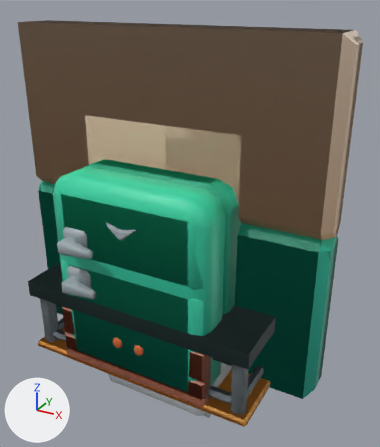
A saved change to the glTF model src/assets/props.glb.
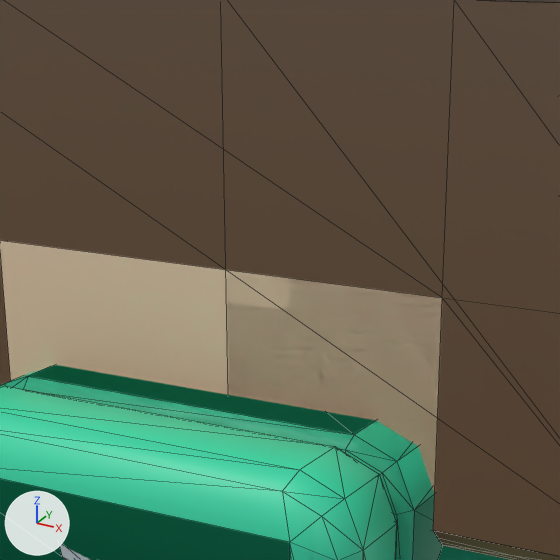
The first picture shows the older version from a camera (50 mm lens) standing at (3.06, -5.08, 4.32) and looking at (0.19, 0.14, 1.71). The close-ups show the older and then the newer version on the part from 22% to 74% of the width and 7% to 51% of the height of that picture. Only the edits that show in the close-ups are written down. Lighting does not change. The marker at lower left points along +X, +Y and +Z. The close-ups show mesh edges as thin lines. Where no turn or scale is listed for an object, it has been applied to the vertices.

Objects in the first close-up: 'Cube.006', 'fridge_A_door_top', 'fridge_B_door', 'wall.001', 'wall_half.001', 'wall_window_closed.001'.
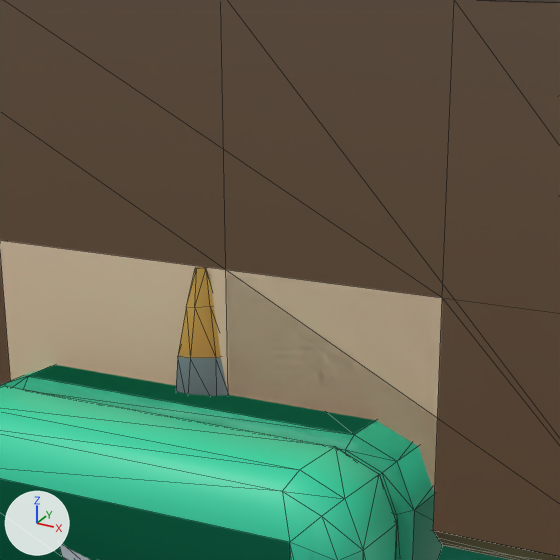
Location of each change, (x1, y1, x2, y2) in pixels of the close-ups (560 x 560 px):
'windturbine_tall_fan', added: after (176, 267, 228, 396)

The change, as a diff of the scene's bpy script:
```diff
--- a/src/assets/props.glb.py
+++ b/src/assets/props.glb.py
@@ img_spacebits_texture @@
+img_spacebits_texture = load_image('spacebits_texture', '_unpacked/spacebits_texture', 1024, 1024, 'sRGB')
@@ mat_spacebits_texture @@
+mat_spacebits_texture = principled_material('spacebits_texture')
+mat_spacebits_texture.texture = img_spacebits_texture
+mat_spacebits_texture.roughness = 0.6
@@ me_cylinder_2739 @@
+me_cylinder_2739.from_pydata(...)  # 236 vertices, 444 faces; spans x -0.83..0.83, y -0.5..0.5, z -0.72..0.72
+me_cylinder_2739.materials.append(mat_spacebits_texture)  # picture img_spacebits_texture
@@ ob_windturbine_tall_fan @@
+ob_windturbine_tall_fan = bpy.data.objects.new('windturbine_tall_fan', me_cylinder_2739)
+ob_windturbine_tall_fan.location = (0.0, 0.055, 2.279)
```
